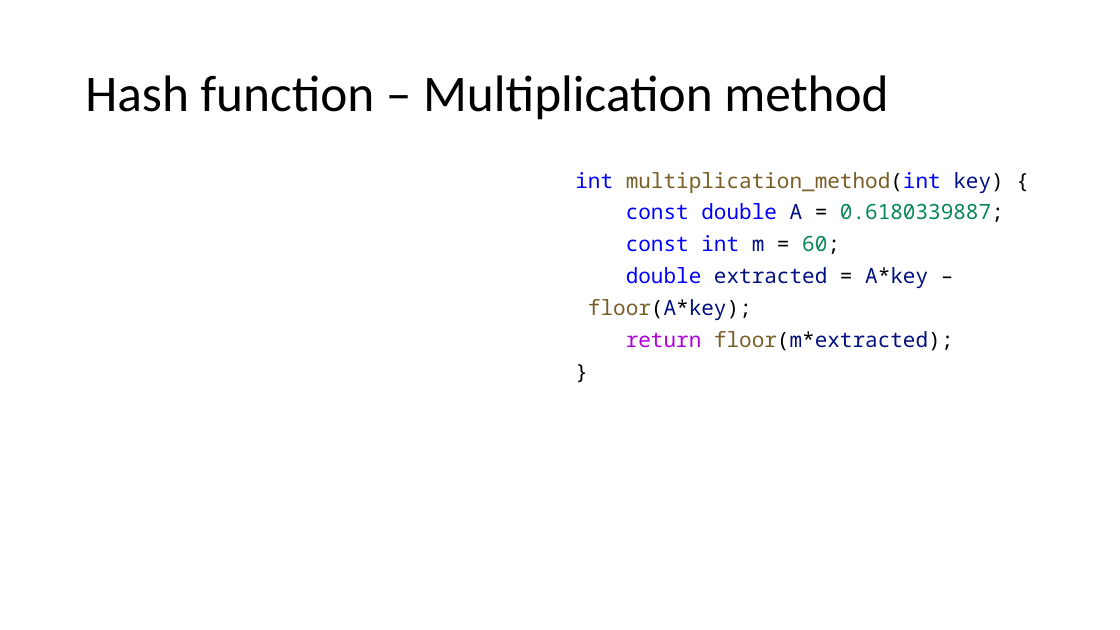
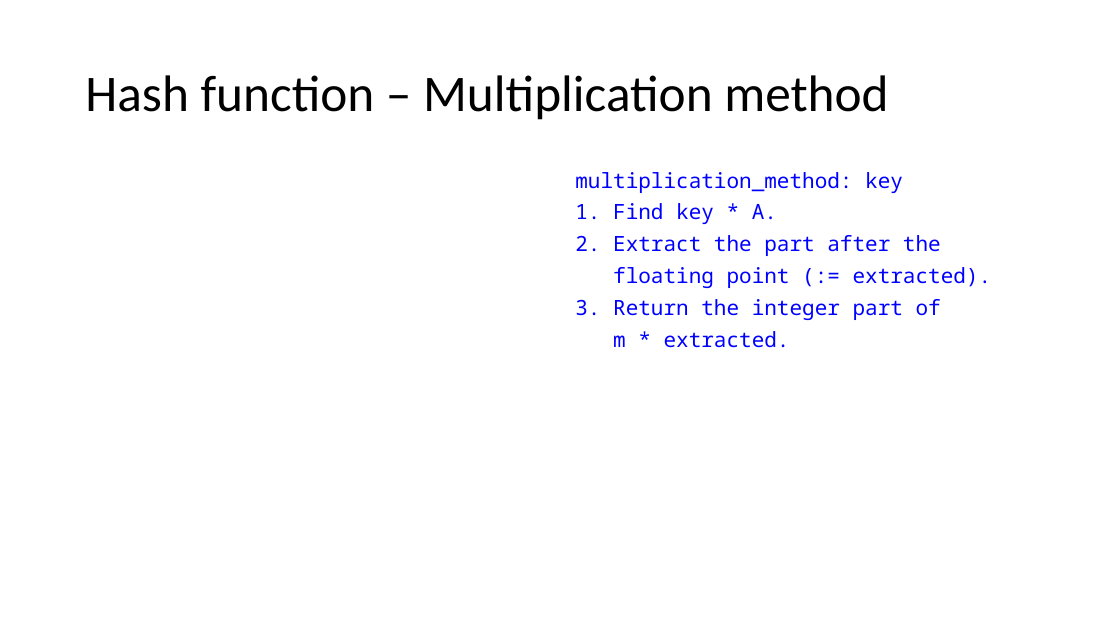
Before and after one commit to duskygloom/data_structures, a slide deck: slide 5 of hash_table_presentation/hashing.pptx. Drawn at 1120x630 pixels with LibreOffice and Linux fonts; fonts in the diff are those of the drawing; grey boxes stand for pictures. Boxes give left, top, right and bottom in pixels: in the first picture for what was removed or moved away, otherwise in the second. Text is boxed around its words. In the diff, an @@ line names an element or a change of style, - is before the commit and + after.

```diff
--- a/hash_table_presentation/hashing.pptx
+++ b/hash_table_presentation/hashing.pptx
@@ text at box(575, 172, 992, 348): text changed; text colour #001080 to #0000FF @@
-int multiplication_method(int key) {
-const double A = 0.6180339887;
-const int m = 60;
-double extracted = A*key –
-floor(A*key);
-return floor(m*extracted);
-}
+multiplication_method: key
+1. Find key * A.
+2. Extract the part after the
+floating point (:= extracted).
+3. Return the integer part of
+m * extracted.
```
Also in this commit, not shown: 4 other slides changed, 5 other files.
